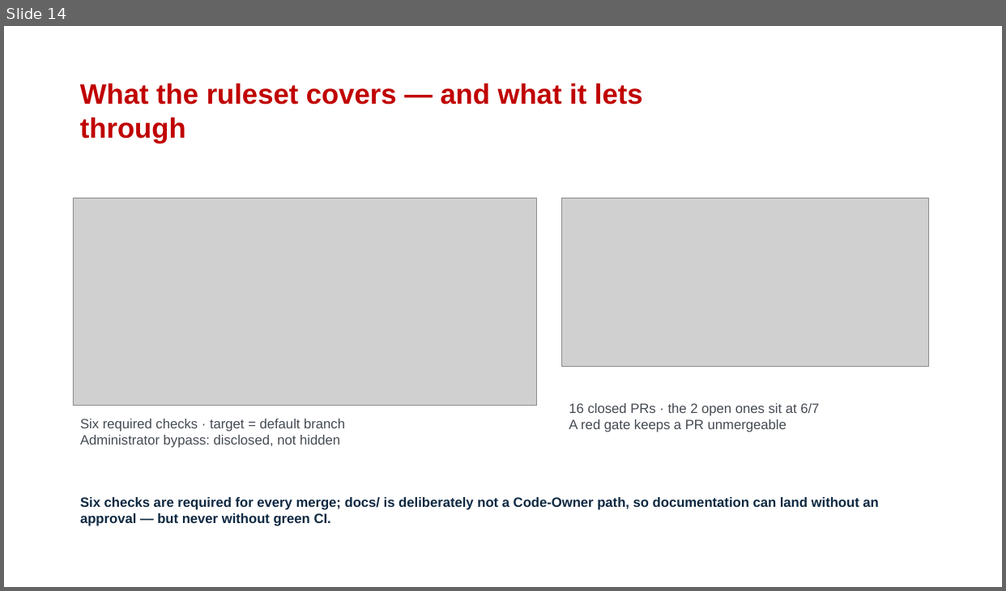
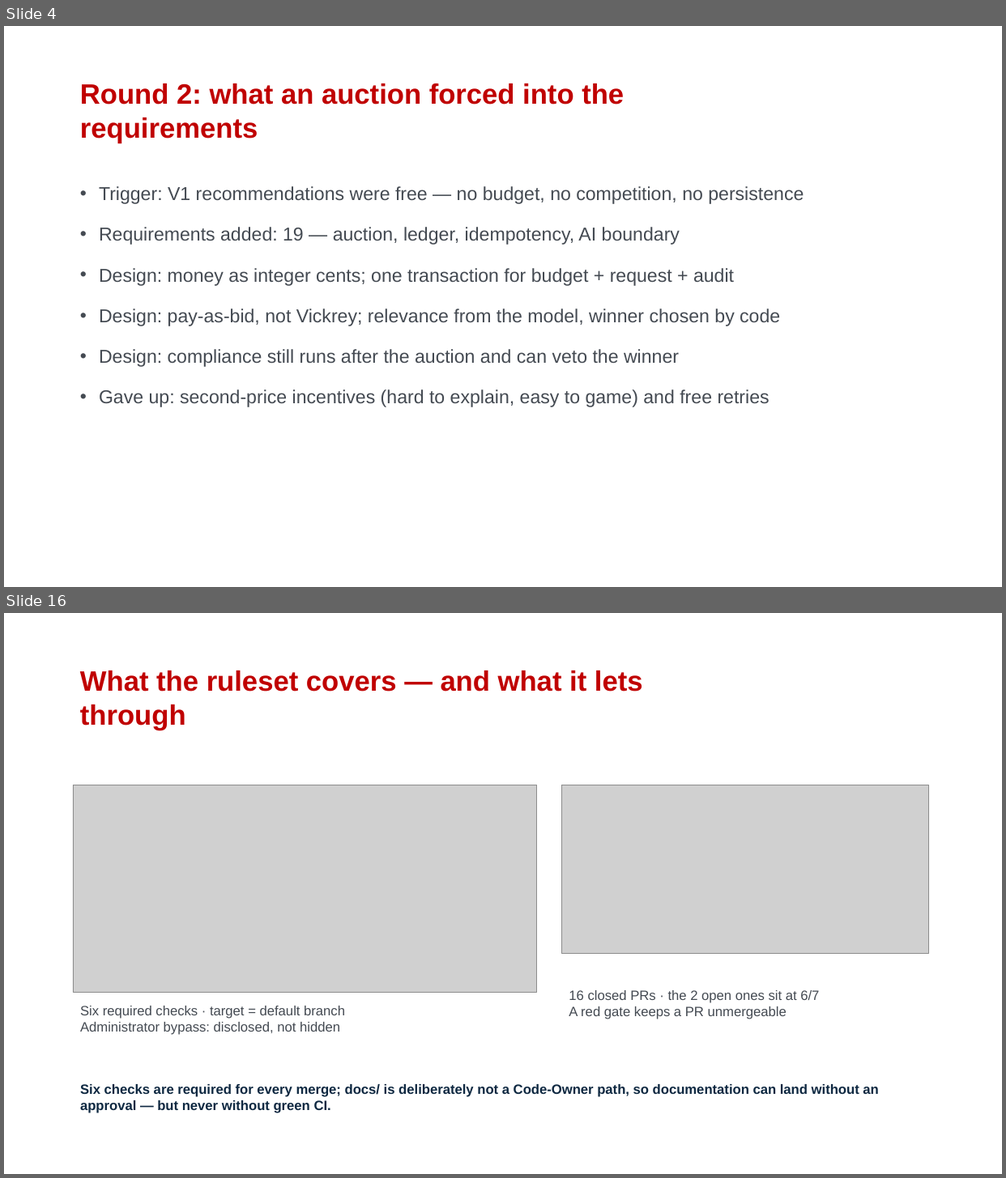
Before and after one commit to StantonJoY/SE_Project, a slide deck: docs/presentation/CS5351_Group26_Presentation.pptx. Shown one above the other, each under a label of ours: slide 14 before the commit, slides 4 and 16 after it; the slides between them are not shown. The pictures are 1006x591 and 1006x1178 pixels, drawn with LibreOffice and Linux fonts; fonts in the diff are those of the drawing; grey boxes stand for pictures; background and template pictures are left out. Boxes give left, top, right and bottom in pixels: in the first picture for what was removed or moved away, otherwise in the second. Text is boxed around its words. In the diff, an @@ line names an element or a change of style, - is before the commit and + after.

```diff
--- a/docs/presentation/CS5351_Group26_Presentation.pptx
+++ b/docs/presentation/CS5351_Group26_Presentation.pptx
@@ slide 4 added at box(4, 26, 1002, 587), background picture (left out) @@
@@ title added at box(80, 84, 624, 143), 27 pt, text #C00000, bold @@
+Round 2: what an auction forced into the requirements
@@ text added at box(99, 186, 803, 408), 18 pt, text #444A52 @@
+• Trigger: V1 recommendations were free — no budget, no competition, no persistence
+• Requirements added: 19 — auction, ledger, idempotency, AI boundary
+• Design: money as integer cents; one transaction for budget + request + audit
+• Design: pay-as-bid, not Vickrey; relevance from the model, winner chosen by code
+• Design: compliance still runs after the auction and can veto the winner
+• Gave up: second-price incentives (hard to explain, easy to game) and free retries
@@ what was slide 14 is now slide 16 @@
```
Also in this commit, not shown: 13 slides changed, 3 other slides added, 2 slides removed, 2 other files.
